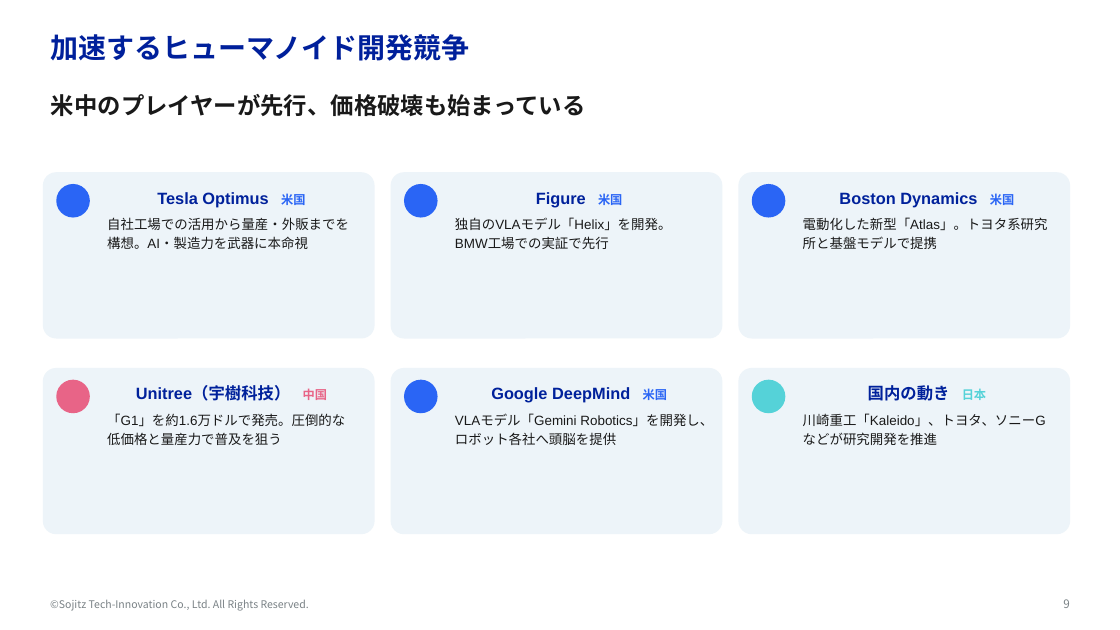
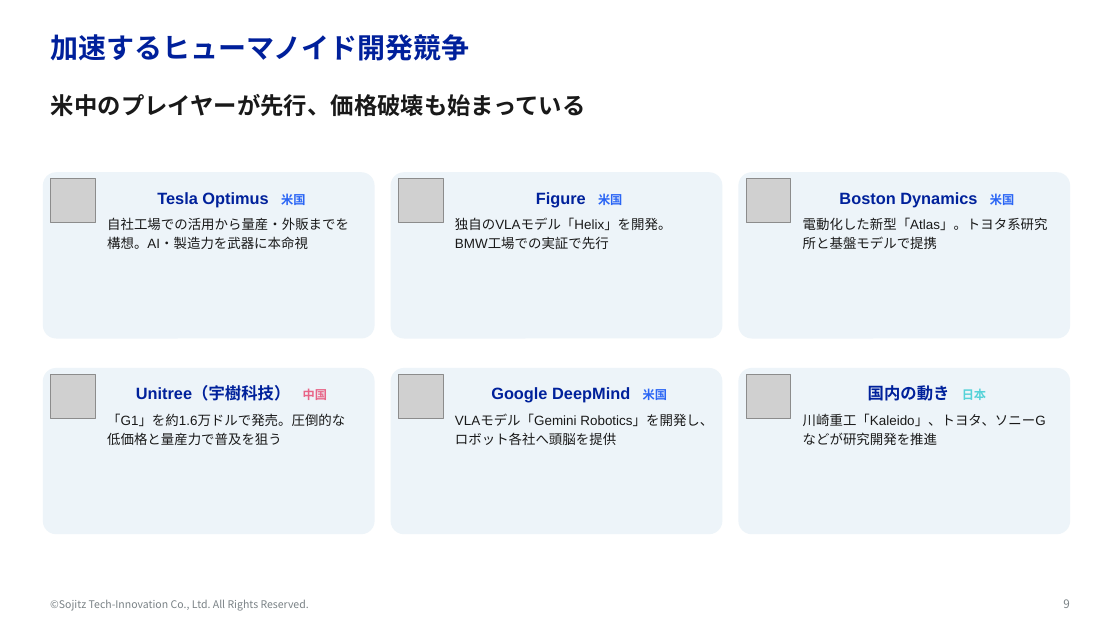
Before and after one commit to yktashiro2/aap, a slide deck: slide 9 of docs/フィジカルAI勉強会.pptx. Drawn at 1120x630 pixels with LibreOffice and Linux fonts; fonts in the diff are those of the drawing; grey boxes stand for pictures; background and template pictures are left out. Boxes give left, top, right and bottom in pixels: in the first picture for what was removed or moved away, otherwise in the second. Text is boxed around its words. In the diff, an @@ line names an element or a change of style, - is before the commit and + after.

```diff
--- a/docs/フィジカルAI勉強会.pptx
+++ b/docs/フィジカルAI勉強会.pptx
@@ picture added at (51, 179, 96, 223) @@
@@ picture added at (399, 179, 444, 223) @@
@@ picture added at (747, 179, 791, 223) @@
@@ ellipse removed at (56, 184, 90, 218) @@
@@ ellipse removed at (404, 184, 438, 218) @@
@@ ellipse removed at (752, 184, 786, 218) @@
@@ picture added at (51, 375, 96, 419) @@
@@ ellipse removed at (56, 380, 90, 413) @@
@@ picture added at (399, 375, 444, 419) @@
@@ ellipse removed at (404, 380, 438, 413) @@
@@ picture added at (747, 375, 791, 419) @@
@@ ellipse removed at (752, 380, 786, 413) @@
```
Also in this commit, not shown: 14 other slides changed.
